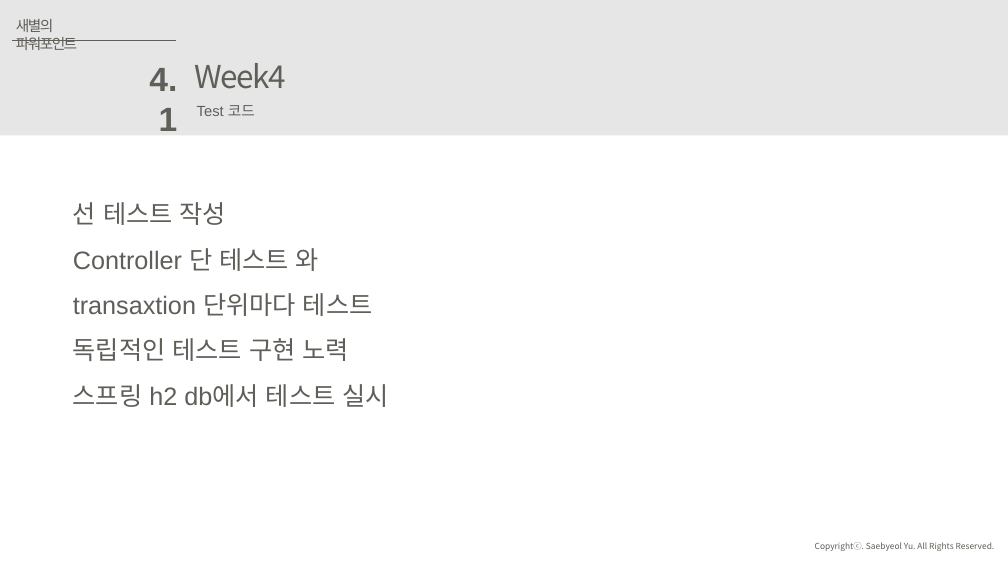
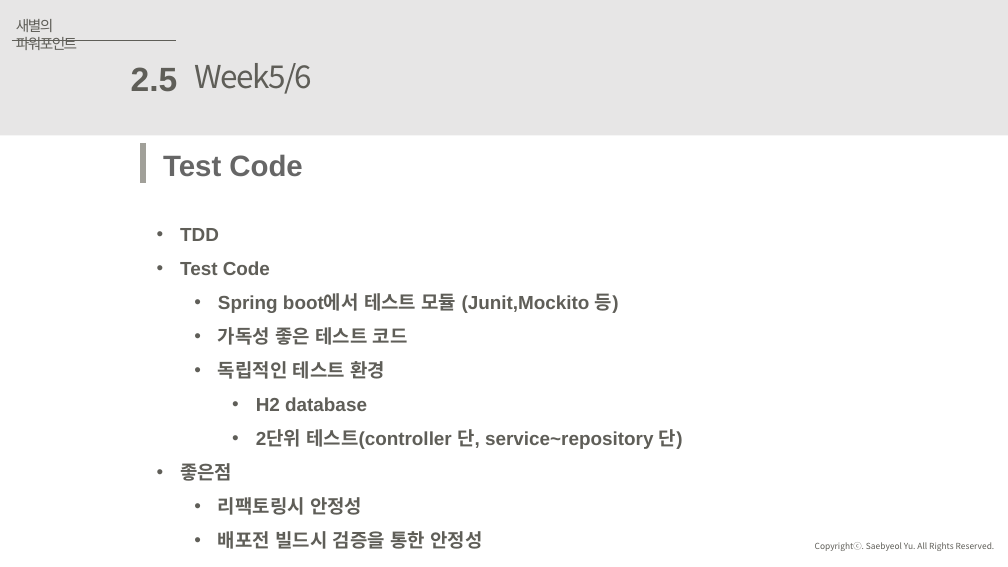
Before and after one commit to JuJinPark/interproject-process, a slide deck: slide 13 of 발표/internProject(20191010).pptx. Drawn at 1008x567 pixels with LibreOffice and Linux fonts; fonts in the diff are those of the drawing. Boxes give left, top, right and bottom in pixels: in the first picture for what was removed or moved away, otherwise in the second. Text is boxed around its words. In the diff, an @@ line names an element or a change of style, - is before the commit and + after.

```diff
--- a/발표/internProject(20191010).pptx
+++ b/발표/internProject(20191010).pptx
@@ text at box(131, 67, 178, 92): text changed @@
-4.1
+2.5
@@ text at box(195, 63, 313, 94): text changed @@
-Week4
+Week5/6
@@ text removed at box(197, 105, 255, 116) @@
-Test 코드
@@ line added from (143, 143) to (143, 184), #A1A099 6 pt @@
@@ text added at box(163, 154, 302, 177), 28 pt, text #666666, bold @@
+Test Code
@@ text removed at box(73, 202, 389, 407) @@
-선 테스트 작성
-Controller 단 테스트 와 transaxtion 단위마다 테스트
-독립적인 테스트 구현 노력
-스프링 h2 db에서 테스트 실시
@@ text added at box(180, 228, 683, 549), 18 pt, text #5F5E58, bold @@
+• TDD
+• Test Code
+  • Spring boot에서 테스트 모듈 (Junit,Mockito 등)
+  • 가독성 좋은 테스트 코드
+  • 독립적인 테스트 환경
+    • H2 database
+    • 2단위 테스트(controller 단, service~repository 단)
+• 좋은점
+  • 리팩토링시 안정성
+  • 배포전 빌드시 검증을 통한 안정성
```
Also in this commit, not shown: 13 other slides changed, 2 slides added, 12 slides removed, 3 other files.
